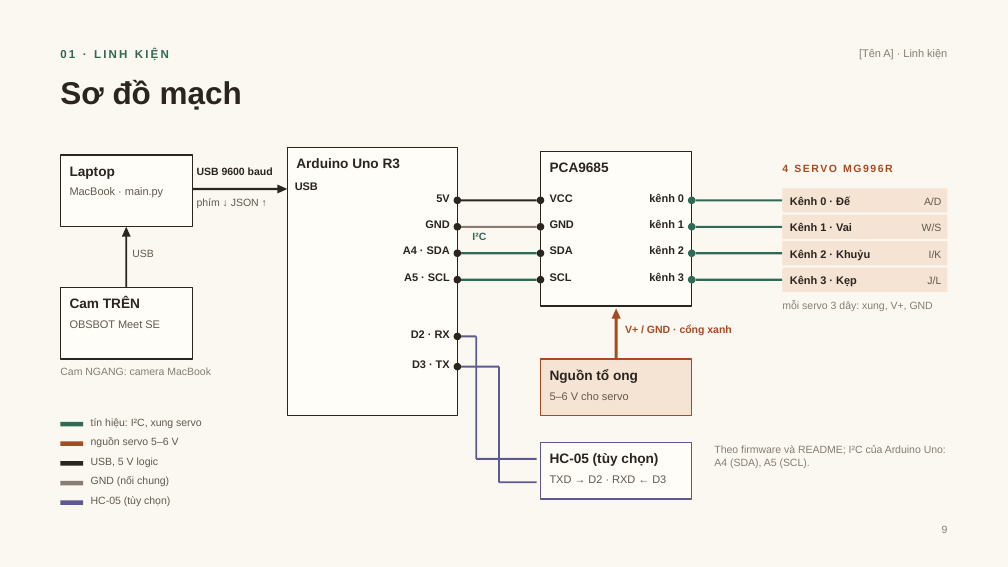
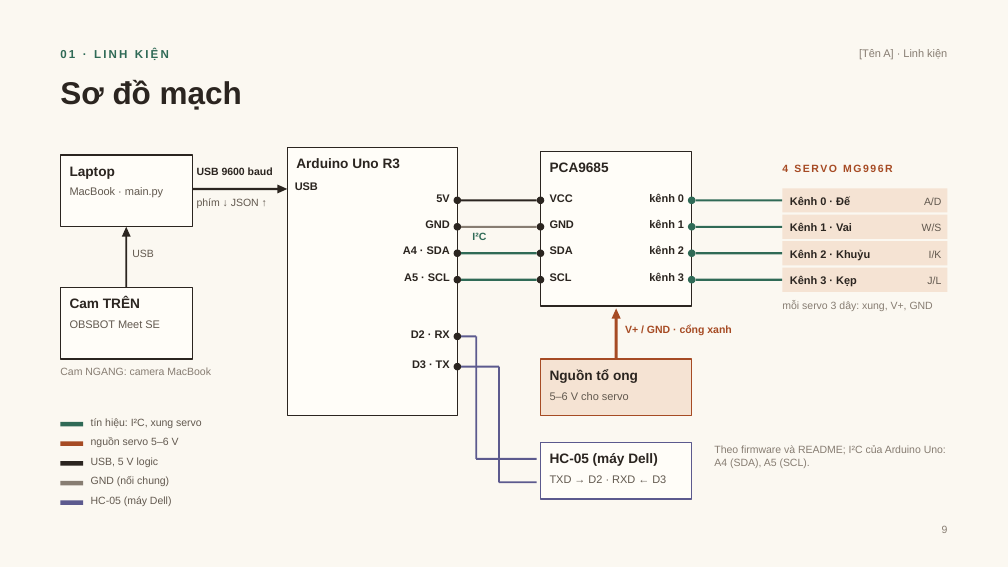
Before and after one commit to DuongNAD/Project_IoT, a slide deck: slide 9 of slides/Project_IoT_ThuyetTrinh.pptx. Drawn at 1008x567 pixels with LibreOffice and Linux fonts; fonts in the diff are those of the drawing. Boxes give left, top, right and bottom in pixels: in the first picture for what was removed or moved away, otherwise in the second. Text is boxed around its words. In the diff, an @@ line names an element or a change of style, - is before the commit and + after.

```diff
--- a/slides/Project_IoT_ThuyetTrinh.pptx
+++ b/slides/Project_IoT_ThuyetTrinh.pptx
@@ text at (550,453,658,466): text changed @@
-HC-05 (tùy chọn)
+HC-05 (máy Dell)
@@ text at (91,496,172,506): text changed @@
-HC-05 (tùy chọn)
+HC-05 (máy Dell)
```
Also in this commit, not shown: 4 other slides changed, 30 other files.
